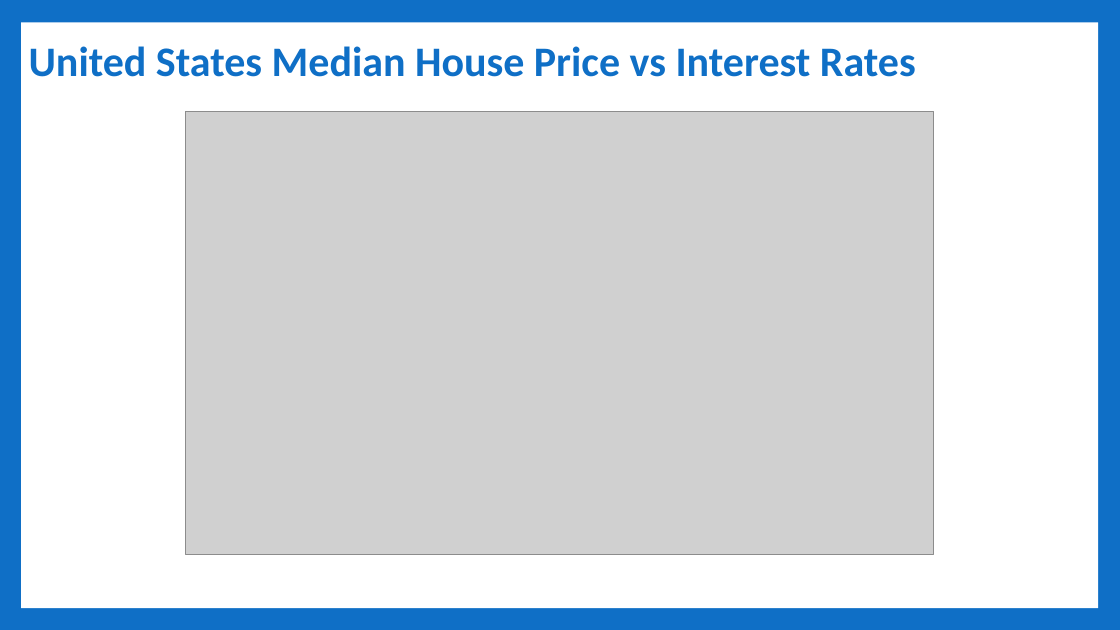
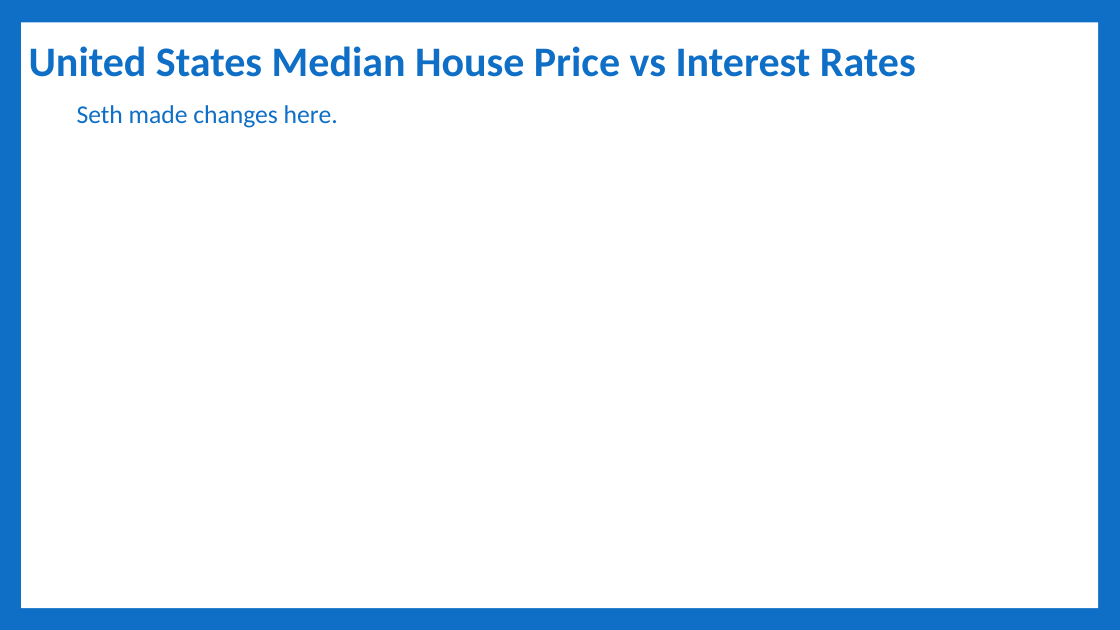
Before and after one commit to Sethdcarter/group8_data_project_1, a slide deck: slide 5 of Presentation/Project-1_Group-8_Presentation-US_Housing_Market.pptx (slide 6 before the commit). Drawn at 1120x630 pixels with LibreOffice and Linux fonts; fonts in the diff are those of the drawing; grey boxes stand for pictures. Boxes give left, top, right and bottom in pixels: in the first picture for what was removed or moved away, otherwise in the second. Text is boxed around its words. In the diff, an @@ line names an element or a change of style, - is before the commit and + after.

Commit message:
Made changes to my slide

```diff
--- a/Presentation/Project-1_Group-8_Presentation-US_Housing_Market.pptx
+++ b/Presentation/Project-1_Group-8_Presentation-US_Housing_Market.pptx
@@ text added at (77,105,338,128), 22 pt, text #0F6FC6 @@
+Seth made changes here.
@@ picture removed at (186,111,933,554) @@
```
Also in this commit, not shown: 5 other slides changed, 1 slide removed.
